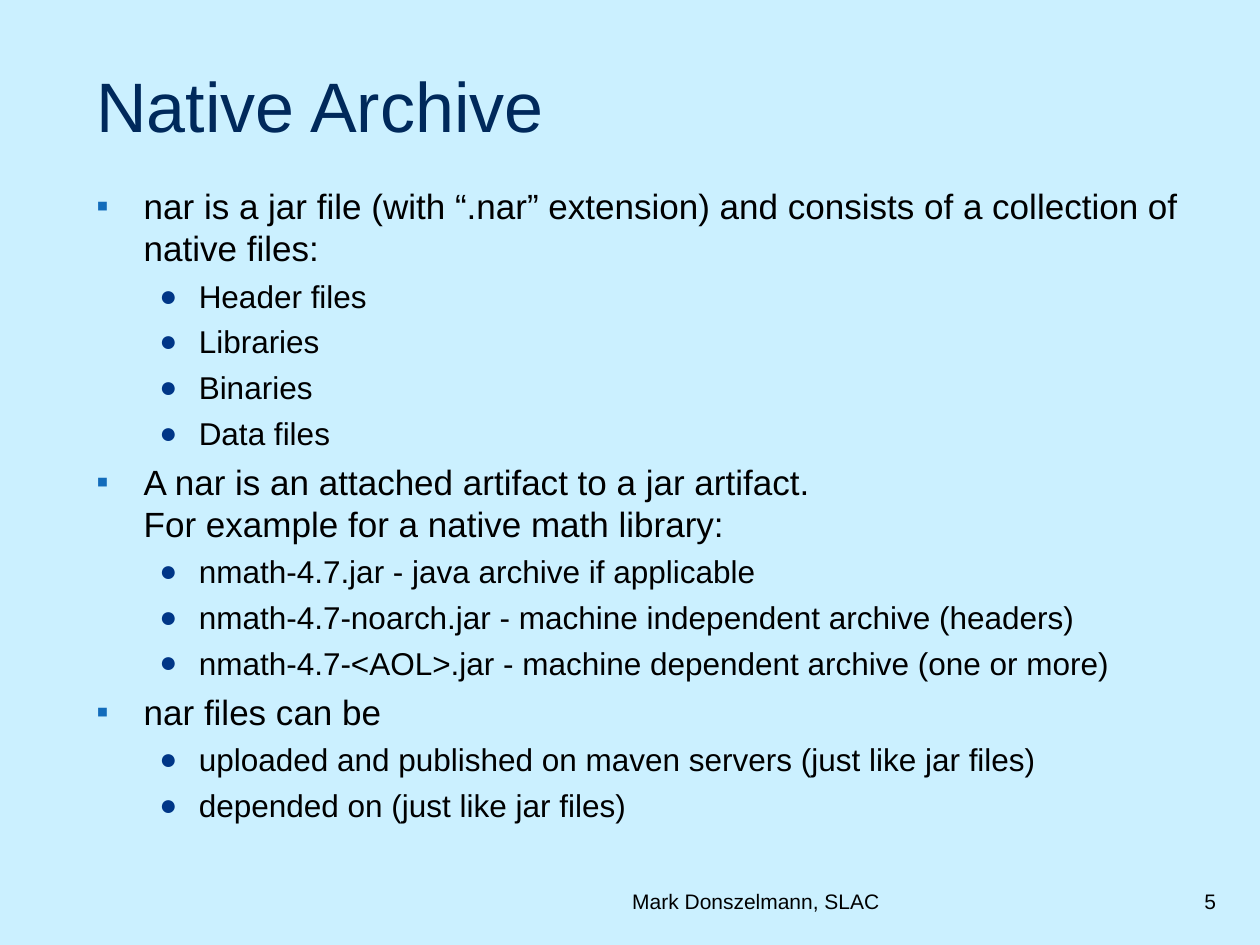
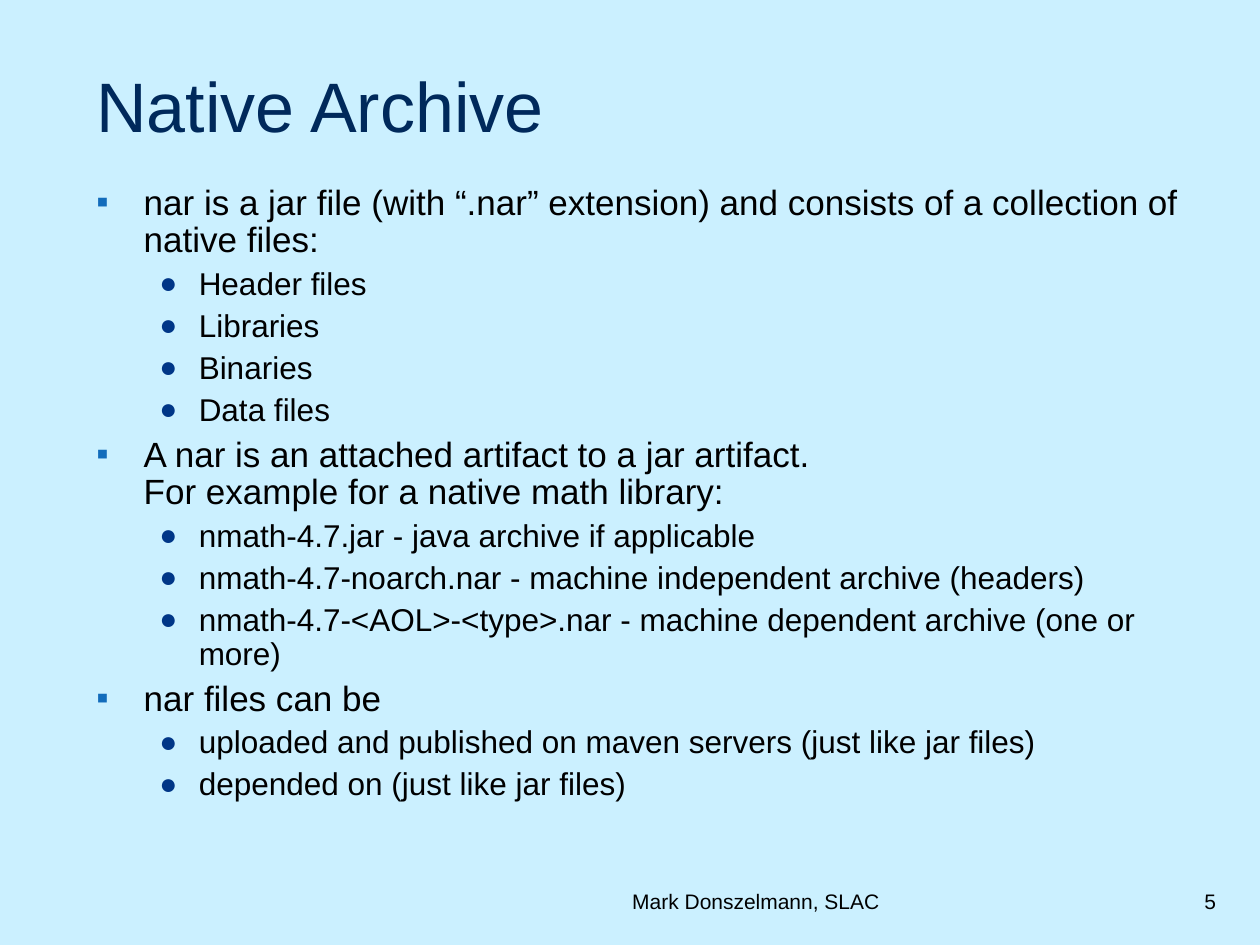
Before and after one commit to duns/freehep-nar-plugin, a slide deck: slide 5 of src/site/NARPlugin.ppt. Drawn at 1260x945 pixels with LibreOffice and Linux fonts; fonts in the diff are those of the drawing; background and template pictures are left out. Boxes give left, top, right and bottom in pixels: in the first picture for what was removed or moved away, otherwise in the second. Text is boxed around its words. In the diff, an @@ line names an element or a change of style, - is before the commit and + after.

Commit message:
Update to talk

```diff
--- a/src/site/NARPlugin.ppt
+++ b/src/site/NARPlugin.ppt
@@ text at (x1=144, y1=189, x2=1177, y2=801): line spacing 1 to 0.9 @@
@@ text at (x1=199, y1=566, x2=1135, y2=671): text changed @@
-  ● nmath-4.7-noarch.jar - machine independent archive (headers)
-  ● nmath-4.7-<AOL>.jar - machine dependent archive (one or more)
+  ● nmath-4.7-noarch.nar - machine independent archive (headers)
+  ● nmath-4.7-<AOL>-<type>.nar - machine dependent archive (one or more)
```
